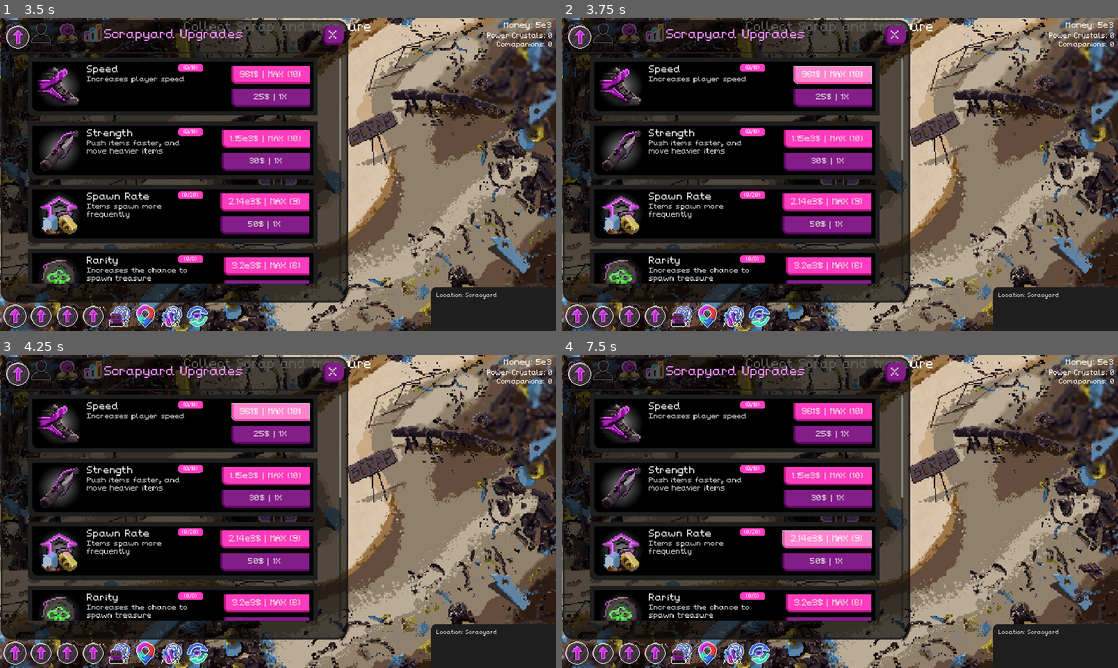
Above: before the commit, frames 1-4 (two rows, left to right).
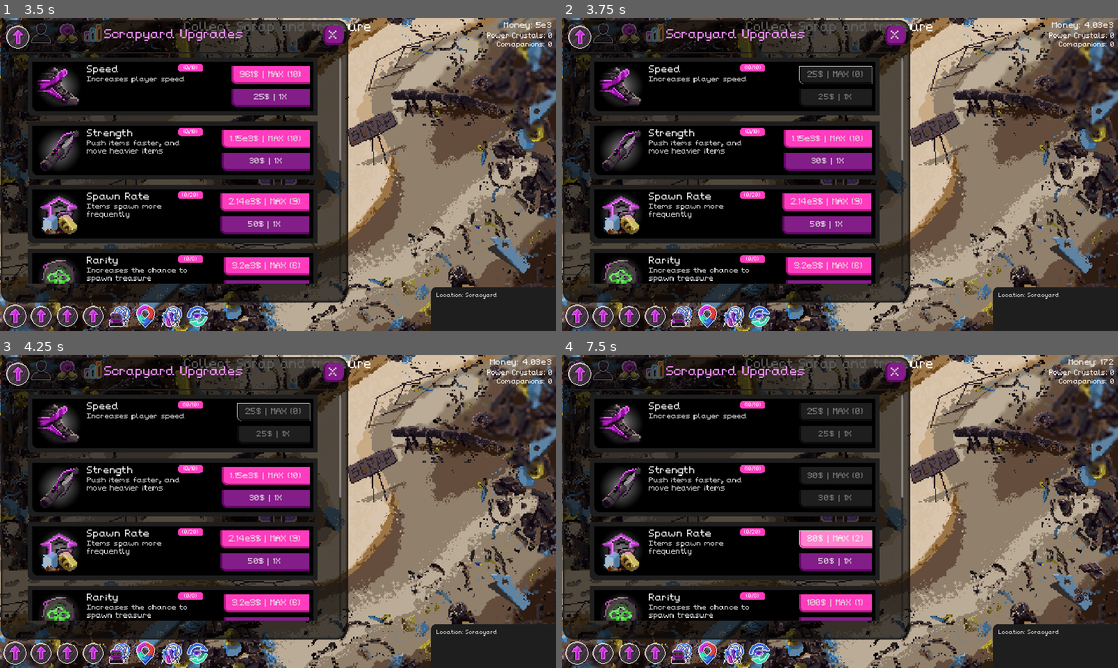
Above: after the commit, the same moments.

Repository: NathanHeaton/Robo-revolution
Game: Godot game, scene res://Main/main.tscn
Same seed, same stepped clock (60 frames per second), same inputs: the game is played once before the commit and once after it.
Inputs (mouse positions are in pixels of both pictures, inside the frame that each line leads up to):
- Up to frame 1 (3.5 s): click (38, 33) at 0.5 s; click (66, 33) at 1.25 s; click (94, 33) at 2 s; click (16, 315) at 2.75 s
- Up to frame 2 (3.75 s): click "961$ | MAX (10)" at 3.5 s
- Up to frame 3 (4.25 s): no input
- Up to frame 4 (7.5 s): click "1.15e3$ | MAX (10)" at 4.25 s; click (828, 539) at 5 s, where only the run after the commit has a clickable "1.34e3$ | MAX (8)"; click (834, 539) at 5.75 s, where only the run after the commit has a clickable "839$ | MAX (7)"; click (834, 539) at 6.5 s, where only the run after the commit has a clickable "328$ | MAX (5)"; click (834, 539) at 7.25 s, where only the run after the commit has a clickable "205$ | MAX (4)"

Frame 1 is identical in both runs. In frame 2, 1.7% of the frame differs, in the area x 32-98%, y 1-29%; in frame 3, 1.7%; in frame 4, 4.5%, in the area x 32-100%, y 1-85%.
Error after the commit: Invalid access to property or key 'Spawn Rate' on a base object of type 'Dictionary'. (res://UI/upgrade_card.gd:47)

Commit message:
added  UI level update and button disable on max upgrade reached

Diff:
--- a/robo-revolution/Globals/Location_Data.gd
+++ b/robo-revolution/Globals/Location_Data.gd
@@ -21,6 +21,7 @@
 
 var location_data: Dictionary = {
 	locations.Scrapyard:{
+		"id": 0,
 		"name": "Scrapyard",
 		"description" : "Increase chance to spawn trash items",
 		"unlocked": true,
@@ -31,6 +32,7 @@
 		"sprite_position": Vector2(0,0)
 	},
 	locations.Underground:{
+		"id": 1,
 		"name": "Underground",
 		"description" : "Increase chance to spawn trash items",
 		"unlocked": false,
@@ -41,6 +43,7 @@
 		"sprite_position": Vector2(1,0)
 	},
 	locations.Ocean:{
+		"id": 2,
 		"name": "Ocean",
 		"description" : "Increase chance to spawn trash items",
 		"unlocked": false,
@@ -51,6 +54,7 @@
 		"sprite_position": Vector2(0,1)
 	},
 	locations.Alien:{
+		"id": 3,
 		"name": "Alien",
 		"description" : "Increase chance to spawn trash items",
 		"unlocked": false,
--- a/robo-revolution/Globals/upgrade_data.gd
+++ b/robo-revolution/Globals/upgrade_data.gd
@@ -5,6 +5,7 @@
 var upgrades: Dictionary = {
 	"Scrapyard":{
 		"Speed":{
+			"id": 0,
 			"name": "Speed",
 			"level": 0,
 			"max_level": 10,
@@ -17,6 +18,7 @@
 			"sprite_position": Vector2(0,0),
 		},
 		"Strength": {
+			"id": 1,
 			"name": "Strength",
 			"level": 0,
 			"max_level": 10,
@@ -29,6 +31,7 @@
 			"sprite_position": Vector2(1, 0),
 		},
 		"SpawnRate": {
+			"id": 2,
 			"name": "Spawn Rate",
 			"level": 0,
 			"max_level": 20,
@@ -41,6 +44,7 @@
 			"sprite_position": Vector2(2, 0),
 		},
 		"Rarity": {
+			"id": 3,
 			"name": "Rarity",
 			"level": 0,
 			"max_level": 8,
@@ -53,6 +57,7 @@
 			"sprite_position": Vector2(3, 0),
 		},
 		"ItemFocuser": {
+			"id": 4,
 			"name": "Item Focuser",
 			"level": 0,
 			"max_level": 6,
@@ -65,6 +70,7 @@
 			"sprite_position": Vector2(0, 1),
 		},
 		"Combo": {
+			"id": 5,
 			"name": "Combo",
 			"level": 0,
 			"max_level": 5,
@@ -77,6 +83,7 @@
 			"sprite_position": Vector2(1, 1),
 		},
 		"ComboIncrease": {
+			"id": 6,
 			"name": "Combo Increase",
 			"level": 0,
 			"max_level": 100,
@@ -89,6 +96,7 @@
 			"sprite_position": Vector2(2, 1),
 		},
 		"SurgeProtection": {
+			"id": 7,
 			"name": "Surge Protection",
 			"level": 0,
 			"max_level": 5,
--- a/robo-revolution/Globals/upgrade_manager.gd
+++ b/robo-revolution/Globals/upgrade_manager.gd
@@ -1,6 +1,6 @@
 extends Node
 
-
+signal level_changed(id)
 # Called when the node enters the scene tree for the first time.
 func _ready() -> void:
 	pass # Replace with function body.
@@ -10,13 +10,23 @@
 func _process(delta: float) -> void:
 	pass
 
-func apply_upgrade(type, lvl, amount, cost):
-	print("applying upgrade")
+func apply_upgrade(id, lvl, amount, cost):
 	detuct_money(cost)
+	update_level(amount,id)
 
-func update_level():
-	UpgradeData.upgrades # add code to update level
+func update_level(amount,id):
+	var locations_upgrades = UpgradeData.upgrades["Scrapyard"].duplicate()
+	var upgarde_lvl =2 # add code to update level
+
+	get_upgrade_id(id, locations_upgrades)["level"] += amount
+	emit_signal("level_changed",id)
 
 
 func detuct_money(cost):
 	Money.MONEY -= cost
+
+
+func get_upgrade_id(id, locations_upgrades):
+	for upgrade in locations_upgrades:
+		if (locations_upgrades[upgrade].get("id") == id):
+			return locations_upgrades[upgrade]
--- a/robo-revolution/UI/hud.gd
+++ b/robo-revolution/UI/hud.gd
@@ -65,7 +65,7 @@
 	for upgrade in Scrapyard_Upgrades:
 		var card = upgrade_card_scene.instantiate()
 		$Scrapyard_upgrade_panel/Scrapyard_content/ScrollContainer/Upgrades.add_child(card)
-		card.get_inital_data(Scrapyard_Upgrades[upgrade].get("desc …(239 unchanged characters)… ,Scrapyard_Upgrades[upgrade].get("name"))
+		card.get_inital_data(Scrapyard_Upgrades[upgrade].get("desc …(239 unchanged characters)… ,Scrapyard_Upgrades[upgrade].get("name"),Scrapyard_Upgrades[upgrade].get("id"))
 
 
 
--- a/robo-revolution/UI/upgrade_card.gd
+++ b/robo-revolution/UI/upgrade_card.gd
@@ -9,18 +9,22 @@
 var pos # sprite position
 var description = ""
 var title = ""
+var buyable_levels = 0
+var affordable_price = cost
+var id
 
 
 # Called when the node enters the scene tree for the first time.
 func _ready() -> void:
 	Money.connect("money_changed", Callable(self, "_on_money_changed"))
+	UpgradeManager.connect("level_changed", Callable(self, "_update_level"))
 
 
 # Called every frame. 'delta' is the elapsed time since the previous frame.
 func _process(delta: float) -> void:
 	pass
 
-func get_inital_data(t_description,t_base_cost,t_scaling,t_level,t_max_level,t_pos,t_title):
+func get_inital_data(t_description,t_base_cost,t_scaling,t_level,t_max_level,t_pos,t_title, t_id):
 	cost = t_base_cost
 	scaling = t_scaling
 	level = t_level
@@ -28,6 +32,7 @@
 	pos = t_pos
 	description = t_description
 	title = t_title
+	id = t_id
 
 	_change_title()
 	_change_Description()
@@ -35,6 +40,16 @@
 	_change_cost()
 	_cal_max_buy()
 	_change_level()
+
+
+func _update_level(t_id):
+	if (id == t_id):
+		level = UpgradeData.upgrades["Scrapyard"][title]["level"]
+		_update_button_state()
+		_cal_max_buy()
+		$Panel/MarginContainer/Upgarde_Content_Panel/MarginContainer/Upgarde_Content/VBoxContainer/Title/level_panel/level.text = "("+str(level)+"/"+str(max_level)+")"
+
+
 
 func _change_level():
 	$Panel/MarginContainer/Upgarde_Content_Panel/MarginContainer/Upgarde_Content/VBoxContainer/Title/level_panel/level.text = "("+str(level)+"/"+str(max_level)+")"
@@ -53,15 +68,13 @@
 	var current_money = Money.MONEY
 	var max_amount = 0
 	var remainingLevels = max_level - level
-	var buyable_levels = 0
-	var affordable_price = cost
 
 	if(current_money > 0):
 		var var1:float= current_money/cost
 
 		buyable_levels = log(((scaling-1)*current_money)/cost) / log(scaling) + 1
 		affordable_price = current_money/buyable_levels
-		buyable_levels =clamp(int(buyable_levels),0,max_level)
+		buyable_levels =clamp(int(buyable_levels),0,remainingLevels)
 
 	affordable_price = cost * (scaling ** (buyable_levels -1))
 
@@ -77,10 +90,14 @@
 
 
 func _update_button_state():
-	if (Money.MONEY < cost):
+	if (Money.MONEY < cost || level >= max_level):
 		$Panel/MarginContainer/Upgarde_Content_Panel/MarginContainer/buy_section/Buy.disabled = true
+		$"Panel/MarginContainer/Upgarde_Content_Panel/MarginContainer/buy_section/Max".disabled = true
 	else:
 		$Panel/MarginContainer/Upgarde_Content_Panel/MarginContainer/buy_section/Buy.disabled = false
+		$"Panel/MarginContainer/Upgarde_Content_Panel/MarginContainer/buy_section/Max".disabled = false
+
+
 
 func _change_sprite():
 	var icon_rect = Rect2(Vector2(pos.x *FRAME_SIZE,pos.y *FRAME_SIZE),Vector2(FRAME_SIZE,FRAME_SIZE))
@@ -98,4 +115,8 @@
 
 func _on_buy_pressed() -> void:
 
-	UpgradeManager.apply_upgrade(title,level,1,cost)
+	UpgradeManager.apply_upgrade(id,level,1,cost)
+
+
+func _on_max_pressed() -> void:
+	UpgradeManager.apply_upgrade(id,level,buyable_levels,affordable_price,)
--- a/robo-revolution/UI/upgrade_card.tscn
+++ b/robo-revolution/UI/upgrade_card.tscn
@@ -235,4 +235,5 @@
 theme_override_styles/normal = ExtResource("7_y2clt")
 text = "100$  | MAX"
 
+[connection signal="pressed" from="Panel/MarginContainer/Upgarde_Content_Panel/MarginContainer/buy_section/Max" to="." method="_on_max_pressed"]
 [connection signal="pressed" from="Panel/MarginContainer/Upgarde_Content_Panel/MarginContainer/buy_section/Buy" to="." method="_on_buy_pressed"]
